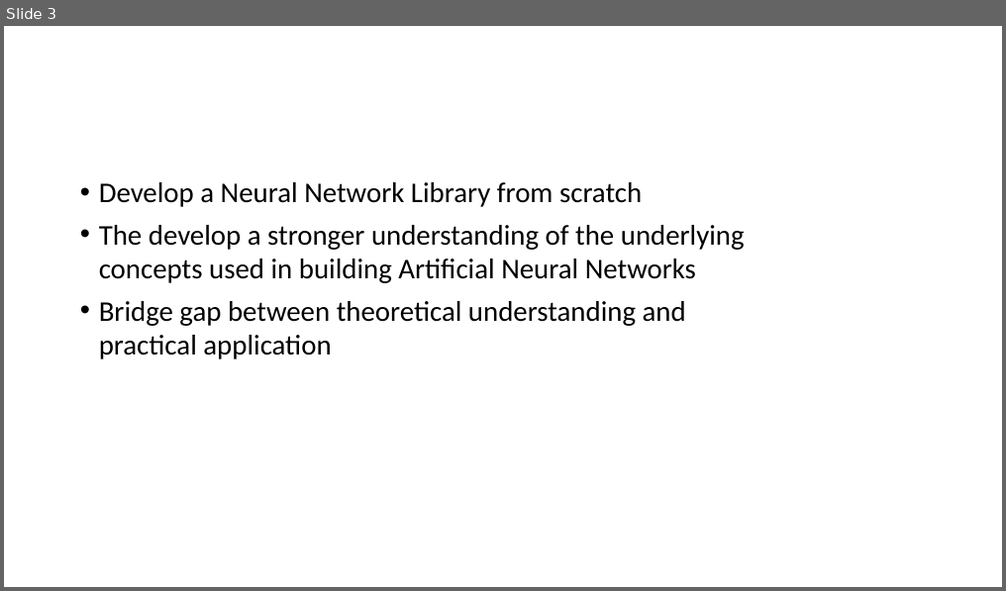
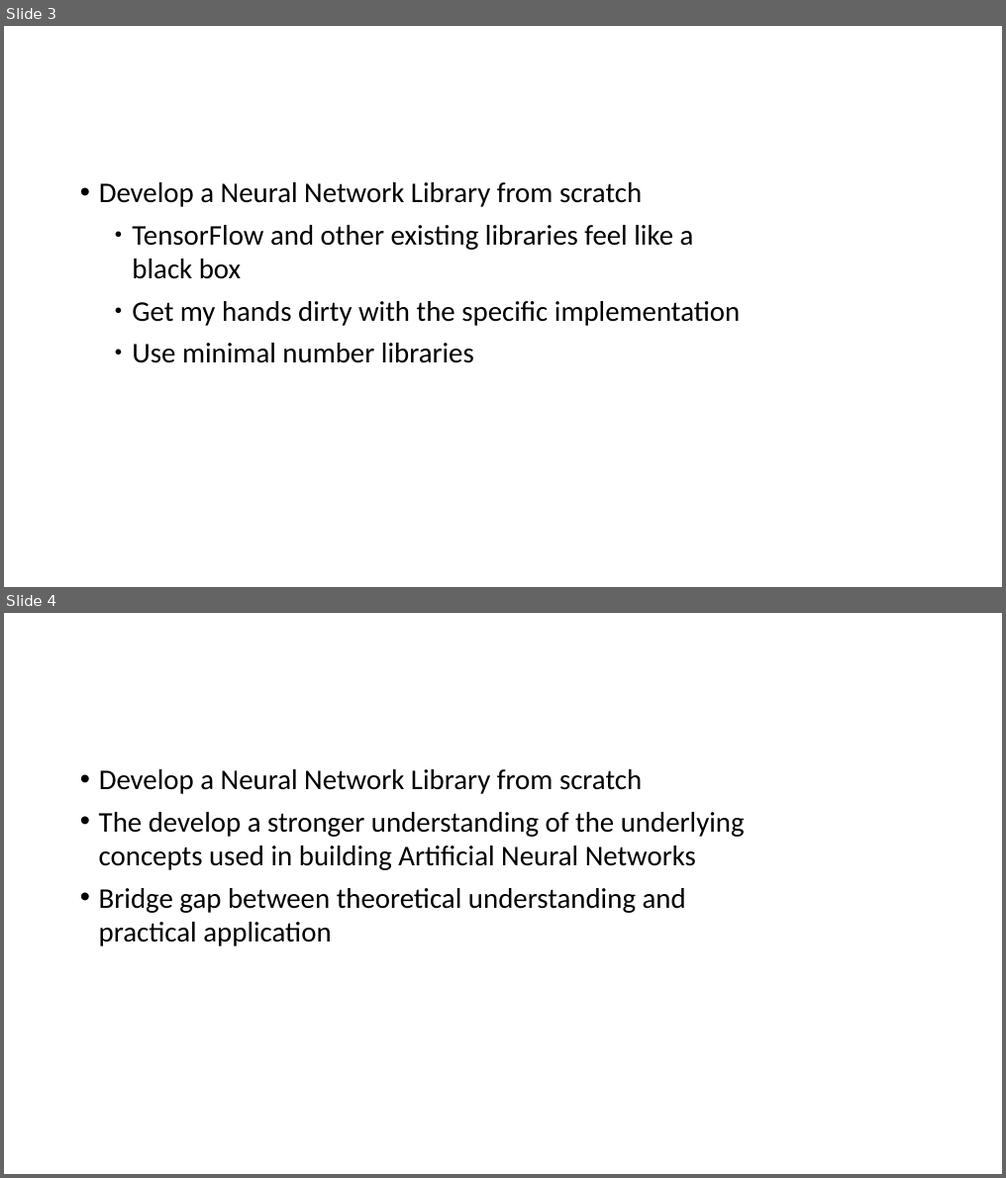
Before and after one commit to zpearson36/cs898, a slide deck: project/presentation.pptx. Shown one above the other, each under a label of ours: slide 3 before the commit, slides 3 and 4 after it. The pictures are 1006x591 and 1006x1178 pixels, drawn with LibreOffice and Linux fonts; fonts in the diff are those of the drawing; background and template pictures are left out. Boxes give left, top, right and bottom in pixels: in the first picture for what was removed or moved away, otherwise in the second. Text is boxed around its words. In the diff, an @@ line names an element or a change of style, - is before the commit and + after.

```diff
--- a/project/presentation.pptx
+++ b/project/presentation.pptx
@@ slide 3 added at bbox=[4, 26, 1002, 587], background picture (left out); not listed: 1 template element that a slide beside it also shows @@
@@ title added at bbox=[245, 55, 475, 113], 44 pt, text #FFFFFF @@
+Introduction
@@ text added at bbox=[99, 182, 740, 364], 27.5 pt, text #000000 @@
+• Develop a Neural Network Library from scratch
+    ● TensorFlow and other existing libraries feel like a black box
+    ● Get my hands dirty with the specific implementation
+    ● Use minimal number libraries
@@ what was slide 3 is now slide 4 @@
```
Also in this commit, not shown: 3 slides changed, 3 other slides added, 2 slides removed.
